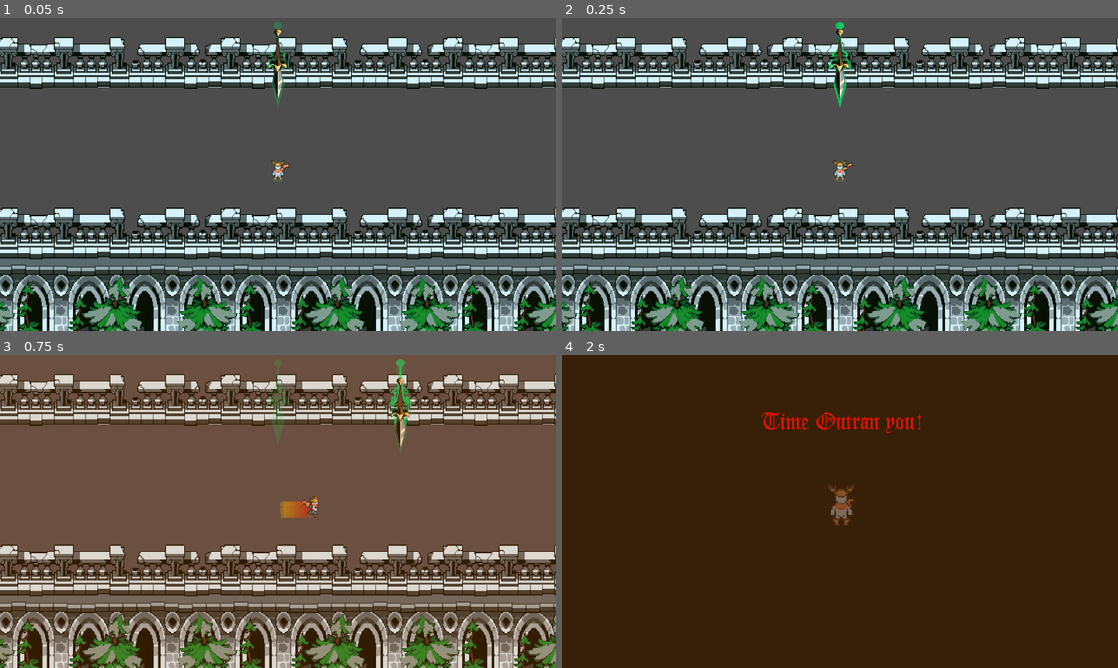
Above: before the commit, frames 1-4 (two rows, left to right).
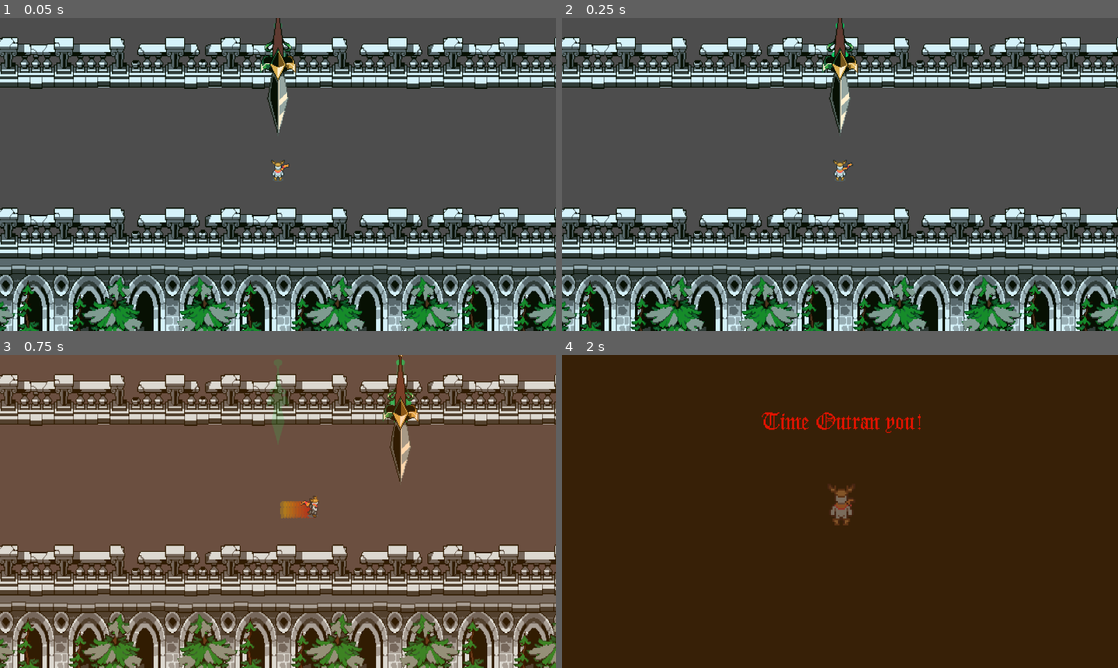
Above: after the commit, the same moments.

Repository: iurikali/COMPJAM
Game: Godot game, scene res://Cenas/main.tscn
Same seed, same stepped clock (60 frames per second), same inputs: the game is played once before the commit and once after it.
Inputs (mouse positions are in pixels of both pictures, inside the frame that each line leads up to):
- Up to frame 1 (0.05 s): no input
- Up to frame 2 (0.25 s): no input
- Up to frame 3 (0.75 s): tap Enter at 0.5 s; move the mouse to (400, 495) at 0.52 s; hold D (RIGHT) from 0.53 s (still down); hold Space (Special) from 0.53 s (still down); click (400, 495) at 0.67 s
- Up to frame 4 (2 s): move the mouse to (728, 527) at 1.27 s; release D (RIGHT) at 1.28 s; release Space (Special) at 1.28 s; hold S (DOWN) from 1.28 s (still down); tap Space (Special) at 1.35 s

The runs differ from the first frame. In frame 1, 0.9% of the frame differs, in the area x 46-54%, y 0-37%; in frame 2, 0.9%; in frame 3, 0.9%; in frame 4, nothing differs.

Commit message:
fase hermes

Diff:
--- a/Game/Cenas/Cronos/obstaculo.tscn
+++ b/Game/Cenas/Cronos/obstaculo.tscn
@@ -67,7 +67,6 @@
 shape = SubResource("RectangleShape2D_8es2r")
 
 [node name="AnimatedSprite2D" type="AnimatedSprite2D" parent="Area2D"]
-scale = Vector2(0.5, 0.5)
 sprite_frames = SubResource("SpriteFrames_252ob")
 animation = &"final"
 autoplay = "lv1"
--- a/Game/Scripts/Runner/player_runner.gd
+++ b/Game/Scripts/Runner/player_runner.gd
@@ -3,6 +3,8 @@
 var velh := 0
 var velv := 0
 var speed := 100
+
+var speed_array := [100, 200, 300, 400]
 
 
 var speed_special := 100
@@ -64,8 +66,8 @@
 		velh = Input.get_axis("LEFT", "RIGHT")
 		velv = Input.get_axis("UP", "DOWN")
 
-		velocity.x = velh * speed
-		velocity.y = velv * speed
+		velocity.x = velh * speed_array[Global.estagio - 1]
+		velocity.y = velv * speed_array[Global.estagio - 1]
 
 	move_and_slide()
 	position.x = clamp(position.x, -background_width * .5 + collsion_width * .5, background_width * .5 - collsion_width * .5)
@@ -130,13 +132,13 @@
 
 
 func special_activate():
-	speed += speed_special
+	speed_array[Global.estagio - 1] += speed_special
 	has_special = false
 	filter.get_node("AnimationPlayer").play("on")
 	special_time_node.start()
 
 func special_desactivte():
-	speed -= speed_special
+	speed_array[Global.estagio - 1] -= speed_special
 	in_cooldown = true
 	filter.get_node("AnimationPlayer").play("off")
 	special_cooldown_node.start()
